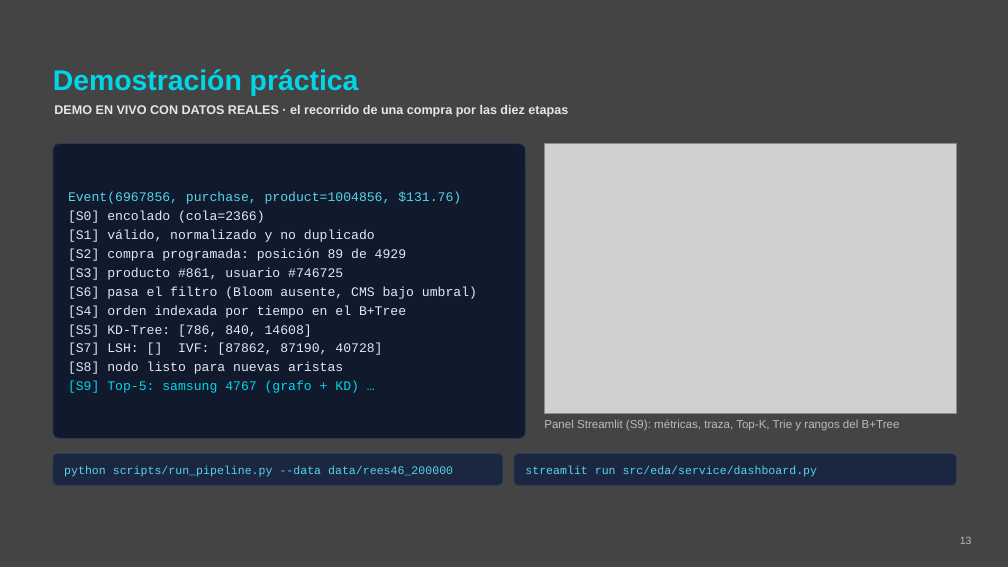
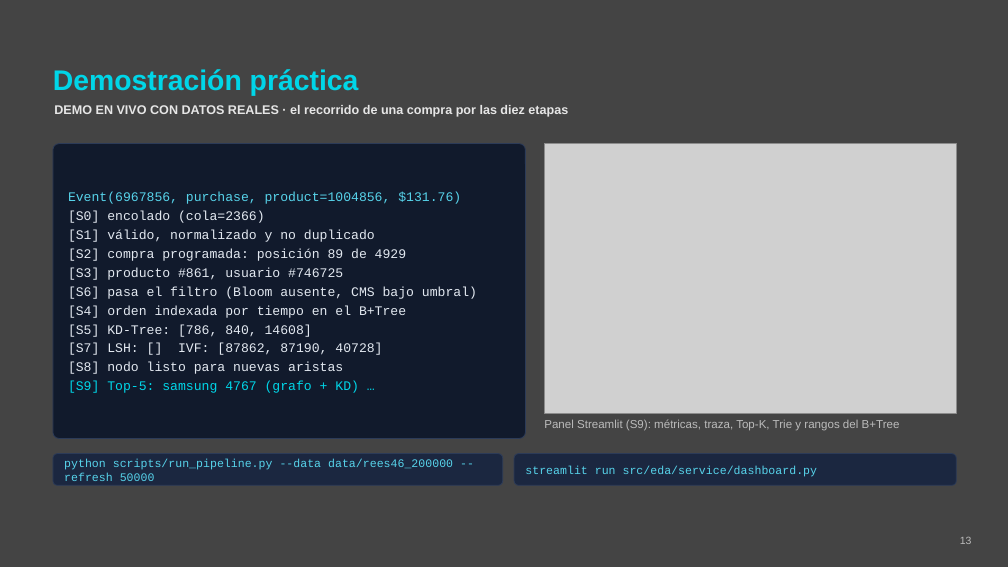
Before and after one commit to UTEC-AII/Proyecto-Final-E-AD, a slide deck: slide 13 of report/Presentacion_Final.pptx. Drawn at 1008x567 pixels with LibreOffice and Linux fonts; fonts in the diff are those of the drawing; grey boxes stand for pictures; background and template pictures are left out. Boxes give left, top, right and bottom in pixels: in the first picture for what was removed or moved away, otherwise in the second. Text is boxed around its words. In the diff, an @@ line names an element or a change of style, - is before the commit and + after.

Commit message:
docs(laminas): corrige el comando de la demo y la configuracion del Bloom
- Lamina 13: el comando lleva --refresh 50000, sin el cual no aparecen S5 ni S7.
- Lamina 8: la cifra de 12 MB frente a 268 MB es del banco de pruebas con
  p = 1 %, no del Bloom del pipeline (p = 0,1 %).

```diff
--- a/report/Presentacion_Final.pptx
+++ b/report/Presentacion_Final.pptx
@@ text at bbox=[64, 459, 453, 481]: text changed @@
-python scripts/run_pipeline.py --data data/rees46_200000
+python scripts/run_pipeline.py --data data/rees46_200000 --refresh 50000
```
Also in this commit, not shown: 1 other slide changed.
